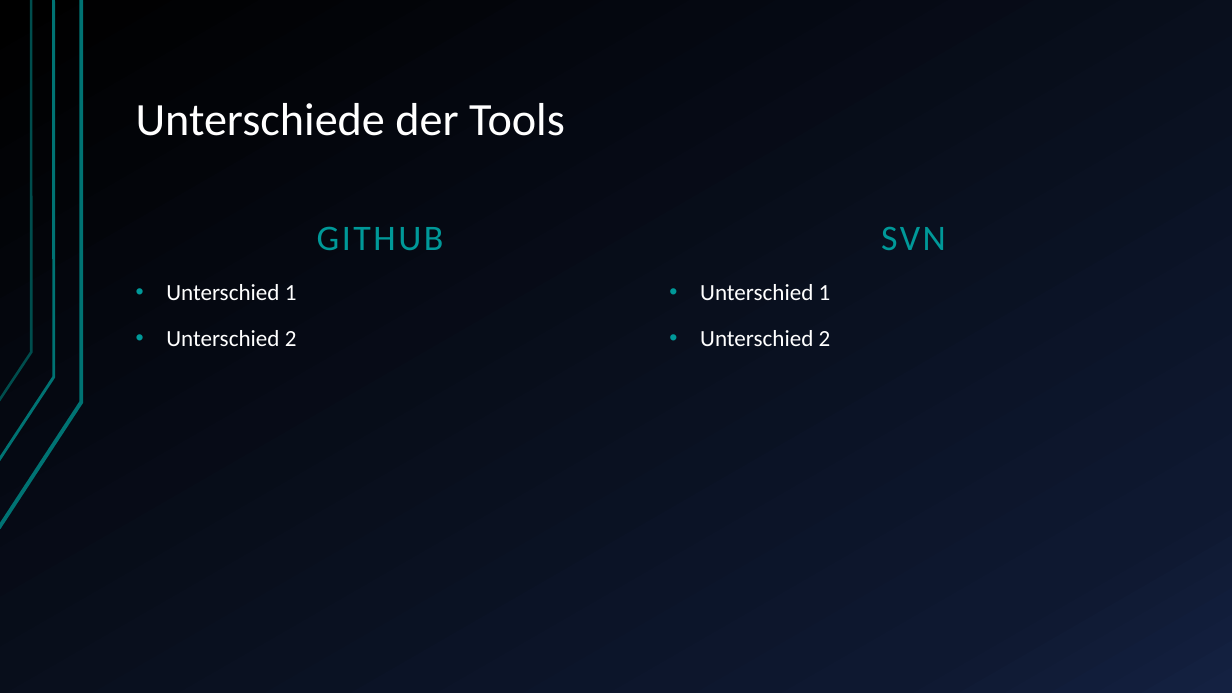
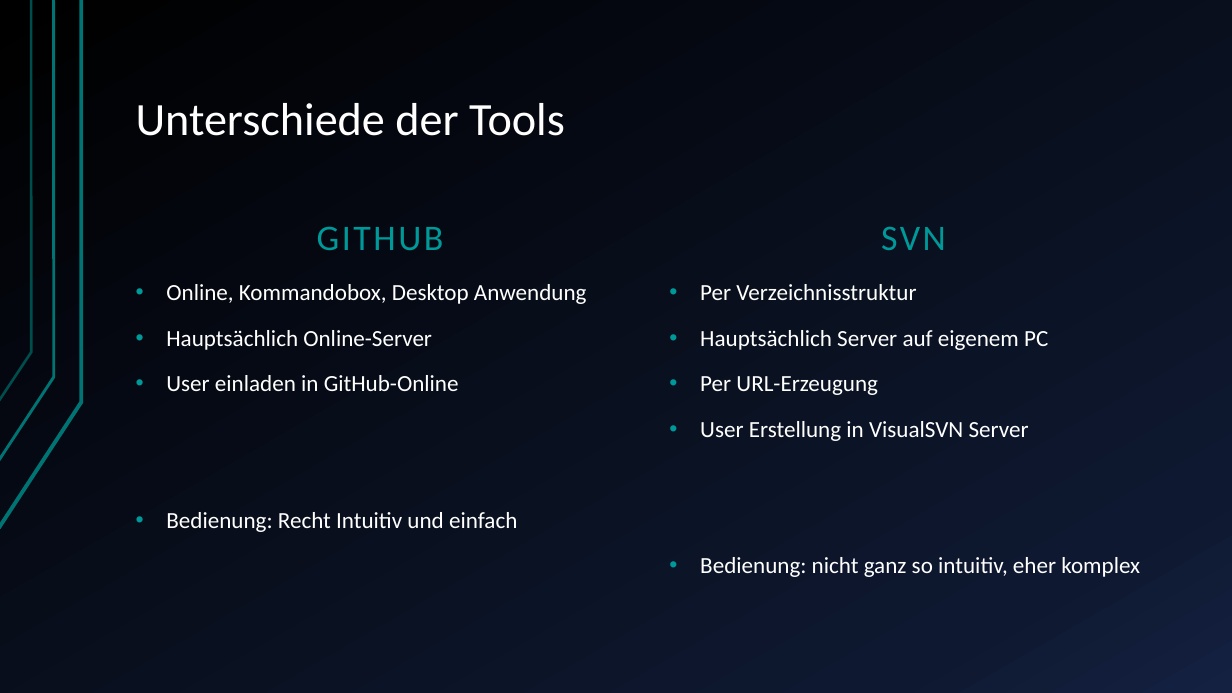
Before and after one commit to dome0157/Vortrag-Versionsmanagement, a slide deck: slide 16 of Versionsmanagement_Präsentation.pptx (slide 13 before the commit). Drawn at 1232x693 pixels with LibreOffice and Linux fonts; fonts in the diff are those of the drawing. Boxes give left, top, right and bottom in pixels: in the first picture for what was removed or moved away, otherwise in the second. Text is boxed around its words. In the diff, an @@ line names an element or a change of style, - is before the commit and + after.

```diff
--- a/Versionsmanagement_Präsentation.pptx
+++ b/Versionsmanagement_Präsentation.pptx
@@ text at (166,284,587,532): text changed @@
-• Unterschied 1
-• Unterschied 2
+• Online, Kommandobox, Desktop Anwendung
+• Hauptsächlich Online-Server
+• User einladen in GitHub-Online
+• Bedienung: Recht Intuitiv und einfach
@@ text at (700,284,1140,577): text changed @@
-• Unterschied 1
-• Unterschied 2
+• Per Verzeichnisstruktur
+• Hauptsächlich Server auf eigenem PC
+• Per URL-Erzeugung
+• User Erstellung in VisualSVN Server
+• Bedienung: nicht ganz so intuitiv, eher komplex
```
Also in this commit, not shown: 5 other slides changed, 3 slides added, 7 other files.
